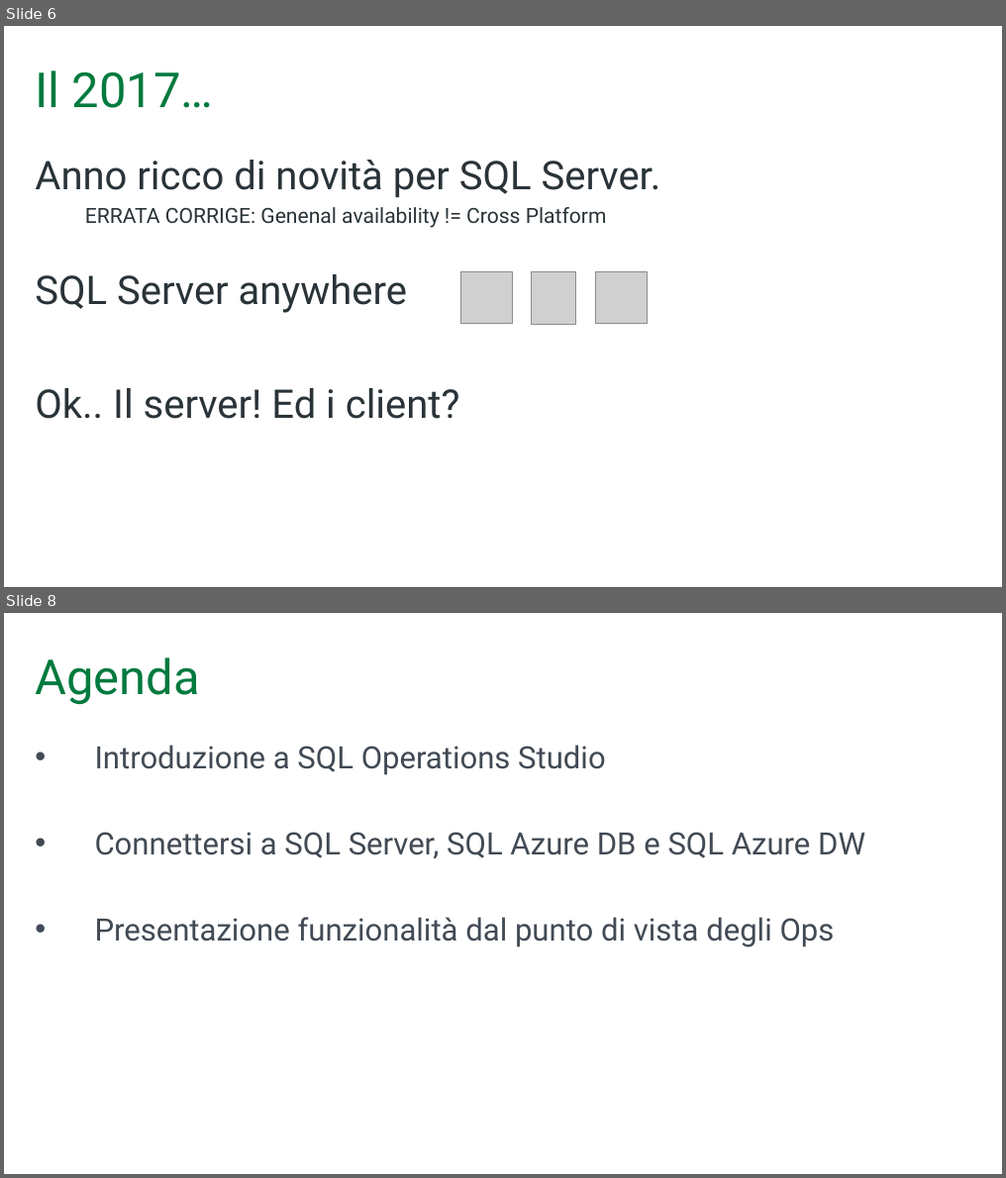
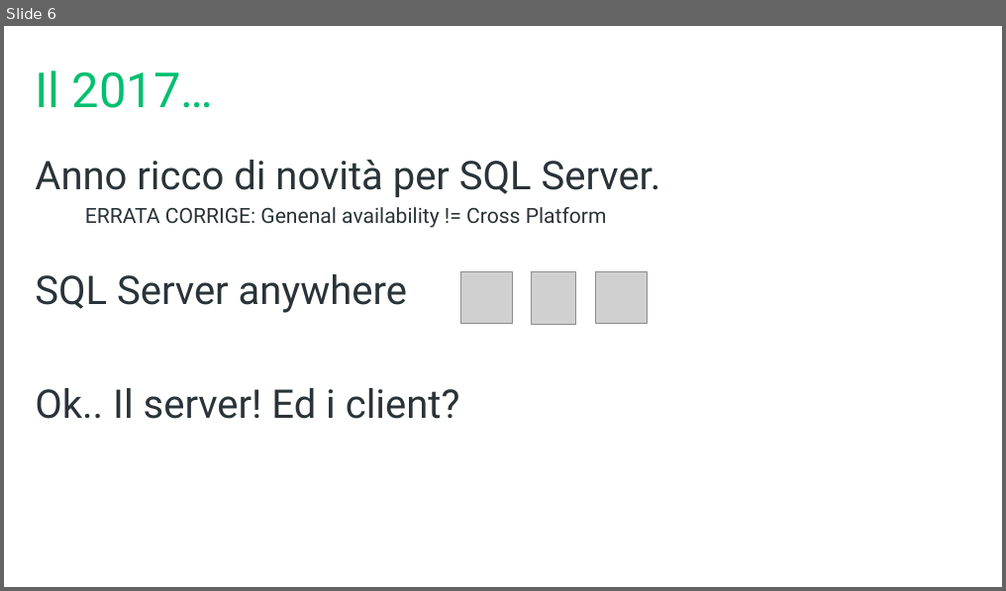
Before and after one commit to mrg3d/demo-opsstudio-repo, a slide deck: Introducing SQL Operations Studio.pptx. Shown one above the other, each under a label of ours: slides 6 and 8 before the commit, slide 6 after it; the slides between them are not shown. The pictures are 1006x1178 and 1006x591 pixels, drawn with LibreOffice and Linux fonts; fonts in the diff are those of the drawing; grey boxes stand for pictures; background and template pictures are left out. Boxes give left, top, right and bottom in pixels: in the first picture for what was removed or moved away, otherwise in the second. Text is boxed around its words. In the diff, an @@ line names an element or a change of style, - is before the commit and + after.

```diff
--- a/Introducing SQL Operations Studio.pptx
+++ b/Introducing SQL Operations Studio.pptx
@@ slide 8 removed at box(4, 613, 1002, 1174), background #FFFFFF @@
@@ title removed at box(36, 658, 200, 705) @@
-Agenda
@@ text removed at box(95, 745, 865, 948) @@
-• Introduzione a SQL Operations Studio
-• Connettersi a SQL Server, SQL Azure DB e SQL Azure DW
-• Presentazione funzionalità dal punto di vista degli Ops
@@ slide 6 changed as well @@
@@ title "Il 2017…" at box(36, 71, 214, 108): text colour #007A3E to #00BF6F @@
```
Also in this commit, not shown: 16 other slides changed, 8 slides added, 3 other slides removed.
